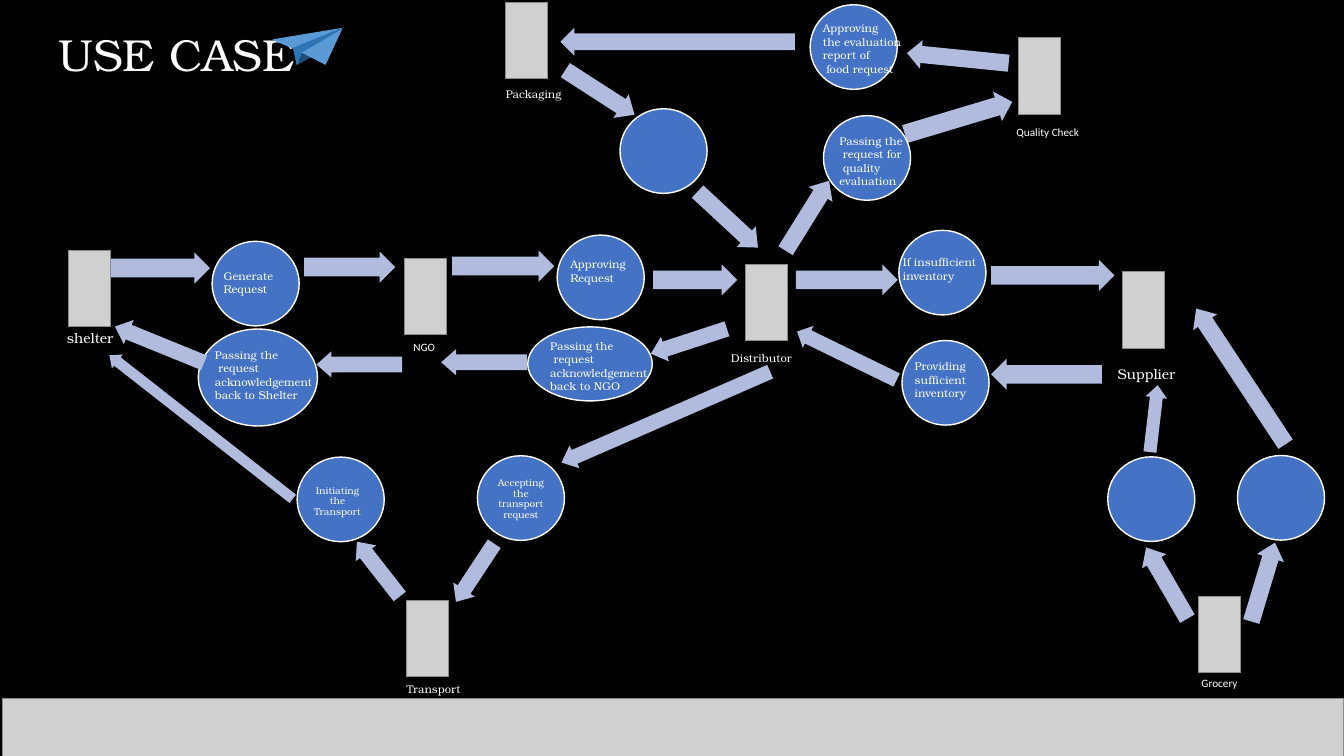
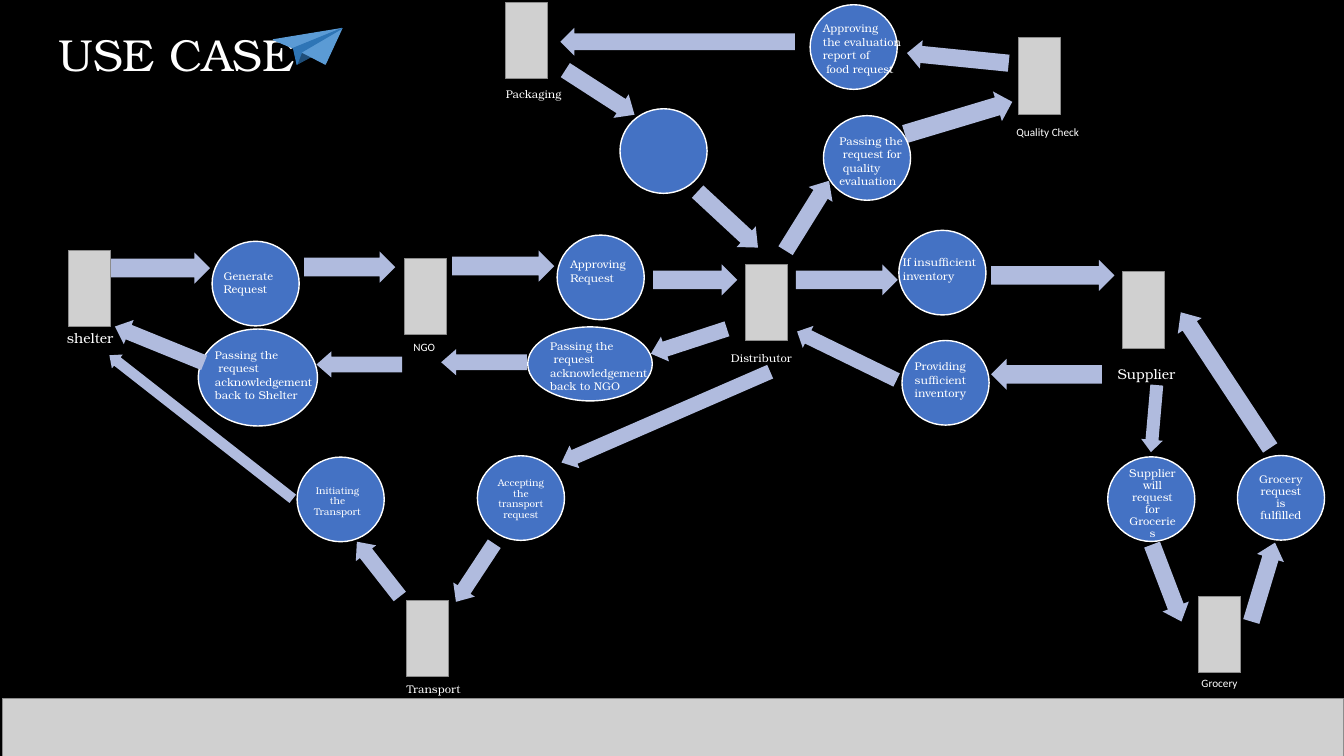
Before and after one commit to zawarapurva/Food-Management-System, a slide deck: slide 1 of Documents/UseCase-diagram.pptx. Drawn at 1344x756 pixels with LibreOffice and Linux fonts; fonts in the diff are those of the drawing; grey boxes stand for pictures. Boxes give left, top, right and bottom in pixels: in the first picture for what was removed or moved away, otherwise in the second. Text is boxed around its words. In the diff, an @@ line names an element or a change of style, - is before the commit and + after.

```diff
--- a/Documents/UseCase-diagram.pptx
+++ b/Documents/UseCase-diagram.pptx
@@ right arrow: place and size @@
-right arrow at [1184, 301, 1297, 452]
+right arrow at [1169, 305, 1282, 456]
@@ right arrow at [1140, 384, 1167, 453]: rotation 276 to 95 degrees @@
@@ text added at [1129, 469, 1175, 513], 8 pt, text #FFFFFF @@
+Supplier will request for Groceries
@@ text added at [1259, 475, 1302, 519], 8 pt, text #FFFFFF @@
+Grocery request is fulfilled
@@ right arrow at [1140, 540, 1195, 627]: rotation 239 to 69 degrees @@
```
Also in this commit, not shown: 51 other files.
